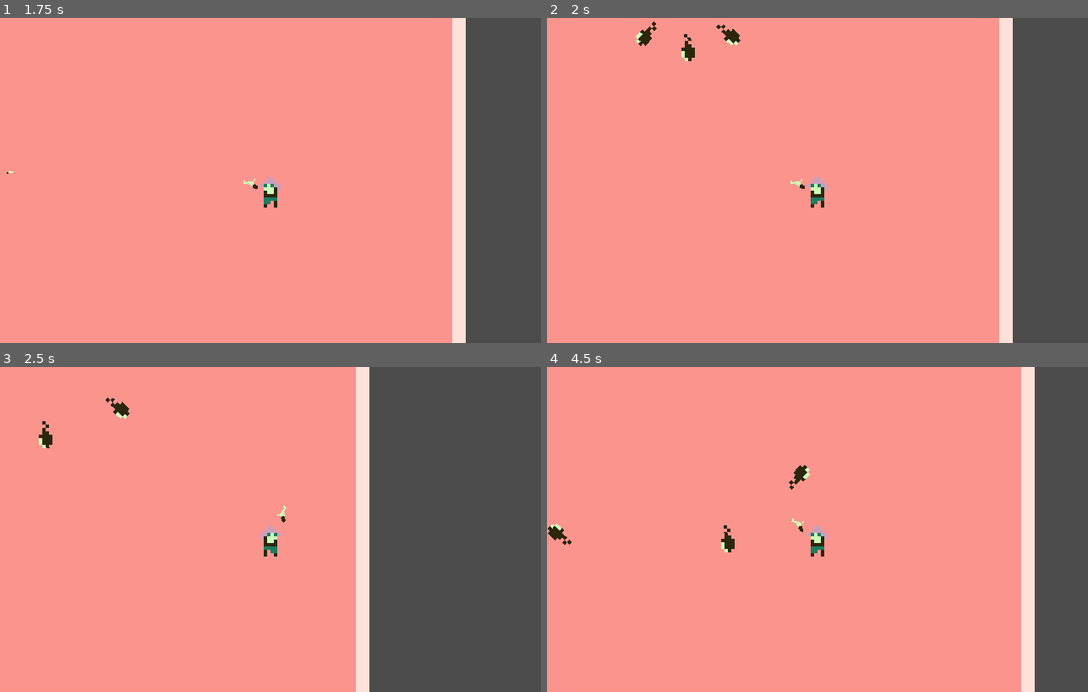
Above: before the commit, frames 1-4 (two rows, left to right).
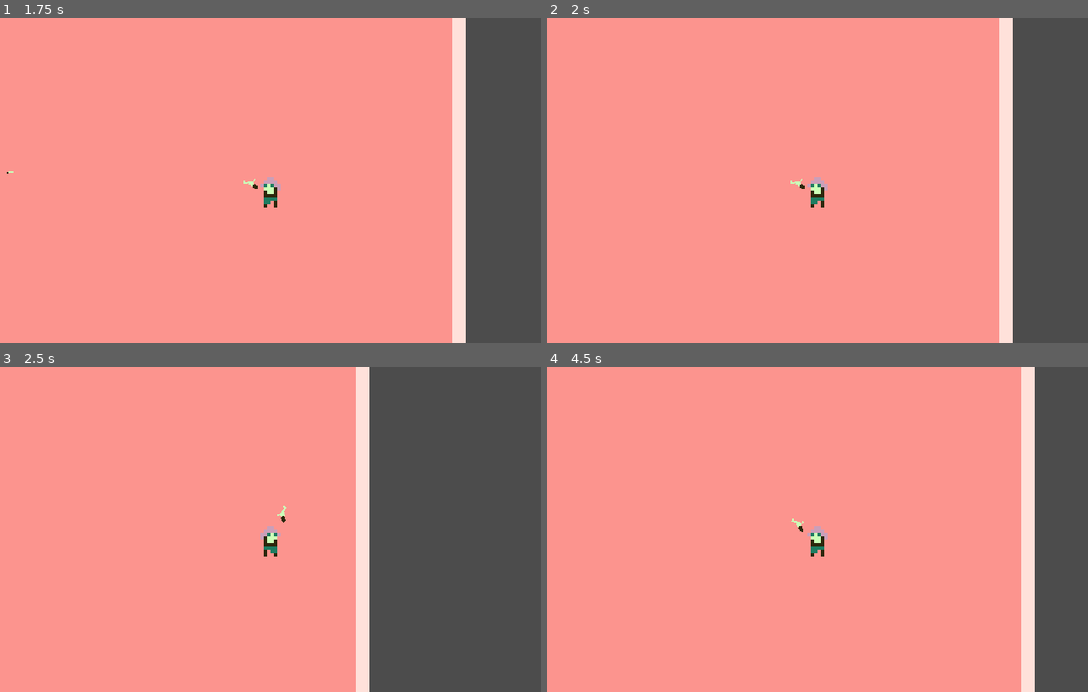
Above: after the commit, the same moments.

Repository: prezrenz/vampires-until-dawn
Game: Godot game, scene res://Game.tscn
Same seed, same stepped clock (60 frames per second), same inputs: the game is played once before the commit and once after it.
Inputs (mouse positions are in pixels of both pictures, inside the frame that each line leads up to):
- Up to frame 1 (1.75 s): tap Enter at 0.5 s; move the mouse to (389, 164) at 0.52 s; hold D (move_right) 0.53-1.28 s; tap Space (dodge) at 0.6 s; move the mouse to (162, 196) at 1.27 s; hold S (move_down) from 1.28 s (still down); click (162, 196) at 1.35 s
- Up to frame 2 (2 s): keep holding S (move_down)
- Up to frame 3 (2.5 s): move the mouse to (324, 458) at 2.02 s; release S (move_down) at 2.03 s; hold D (move_right) from 2.03 s (still down); tap Space (dodge) at 2.1 s
- Up to frame 4 (4.5 s): move the mouse to (790, 594) at 2.77 s; release D (move_right) at 2.78 s; hold W (move_up) 2.78-3.53 s; click (790, 594) at 2.85 s; move the mouse to (979, 578) at 3.52 s; hold A (move_left) from 3.53 s (still down); tap Space (dodge) at 3.6 s; tap R (reload) at 4.15 s; move the mouse to (655, 480) at 4.27 s; click (655, 480) at 4.35 s

Frame 1 is identical in both runs. In frame 2, 0.4% of the frame differs, in the area x 16-36%, y 1-14%; in frame 3, 0.2%; in frame 4, 0.4%, in the area x 0-49%, y 30-58%.

Commit message:
remove orb spawner debug

Diff:
--- a/Game.gd
+++ b/Game.gd
@@ -4,7 +4,7 @@
 # Declare member variables here. Examples:
 # var a = 2
 # var b = "text"
-var orb = preload("res://OrbSpawner.tscn")
+
 
 # Called when the node enters the scene tree for the first time.
 func _ready():
@@ -18,6 +18,4 @@
 
 func _on_StartWave_timeout():
 	# Replace with star wave function
-	var new_orb = orb.instance()
-	new_orb.global_transform = $VampireSpawn.global_transform
-	add_child(new_orb)
+	pass
--- a/OrbSpawner.gd
+++ b/OrbSpawner.gd
@@ -14,5 +14,6 @@
 
 
 # Called every frame. 'delta' is the elapsed time since the previous frame.
+# warning-ignore:unused_argument
 func _process(delta):
 	pass
